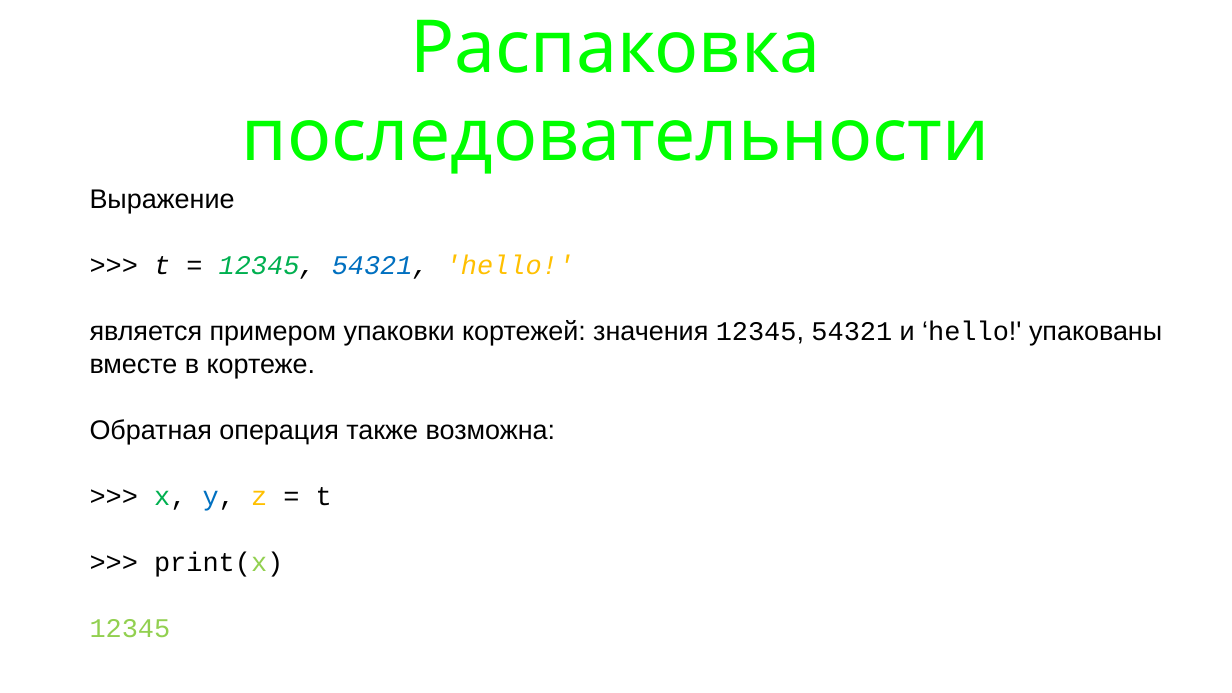
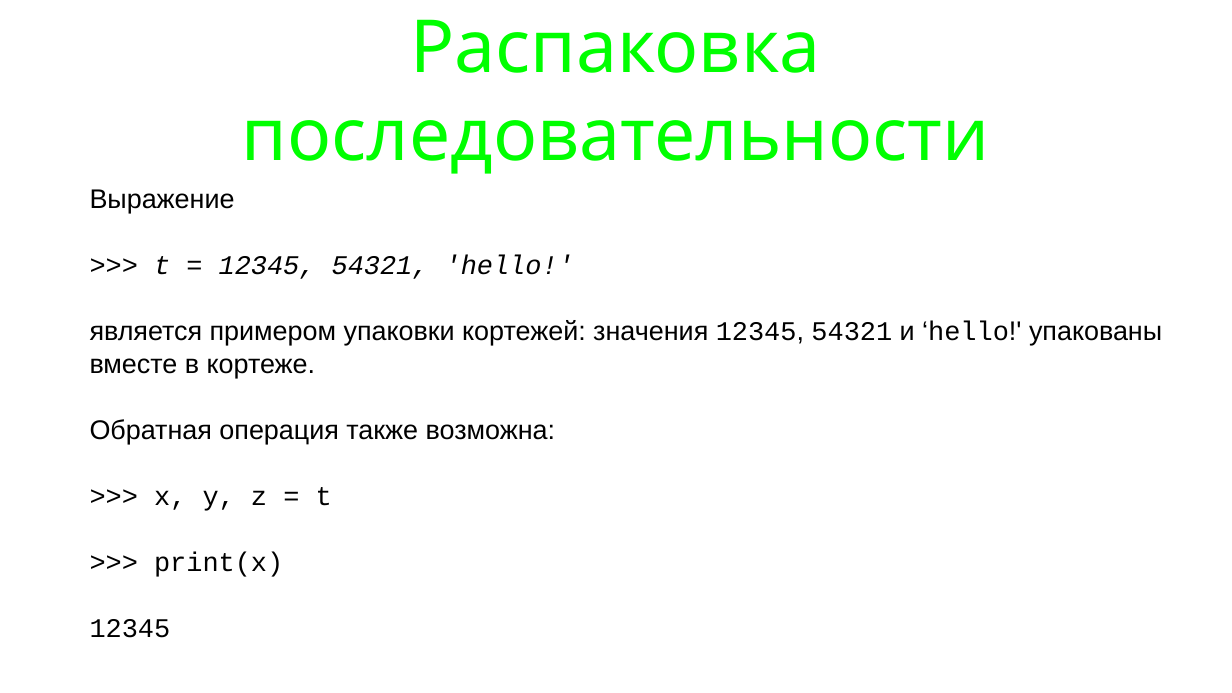
Before and after one commit to maxchv/LearnPython, a slide deck: slide 15 of week03/06.TuplesAndDictionary.pptx (slide 8 before the commit). Drawn at 1232x693 pixels with LibreOffice and Linux fonts; fonts in the diff are those of the drawing. Boxes give left, top, right and bottom in pixels: in the first picture for what was removed or moved away, otherwise in the second. Text is boxed around its words. In the diff, an @@ line names an element or a change of style, - is before the commit and + after.

```diff
--- a/week03/06.TuplesAndDictionary.pptx
+++ b/week03/06.TuplesAndDictionary.pptx
@@ text at bbox=[90, 255, 574, 638]: text colour #00B050 to #000000 in "12345,", "x,"; text colour #0070C0 to #000000 in "54321,", "y,"; text colour #FFC000 to #000000 in "'hello!'", "z"; text colour #92D050 to #000000 in "print(x)", "12345" @@
```
Also in this commit, not shown: 8 other slides changed, 28 slides added, 1 slide removed, 3 other files.
